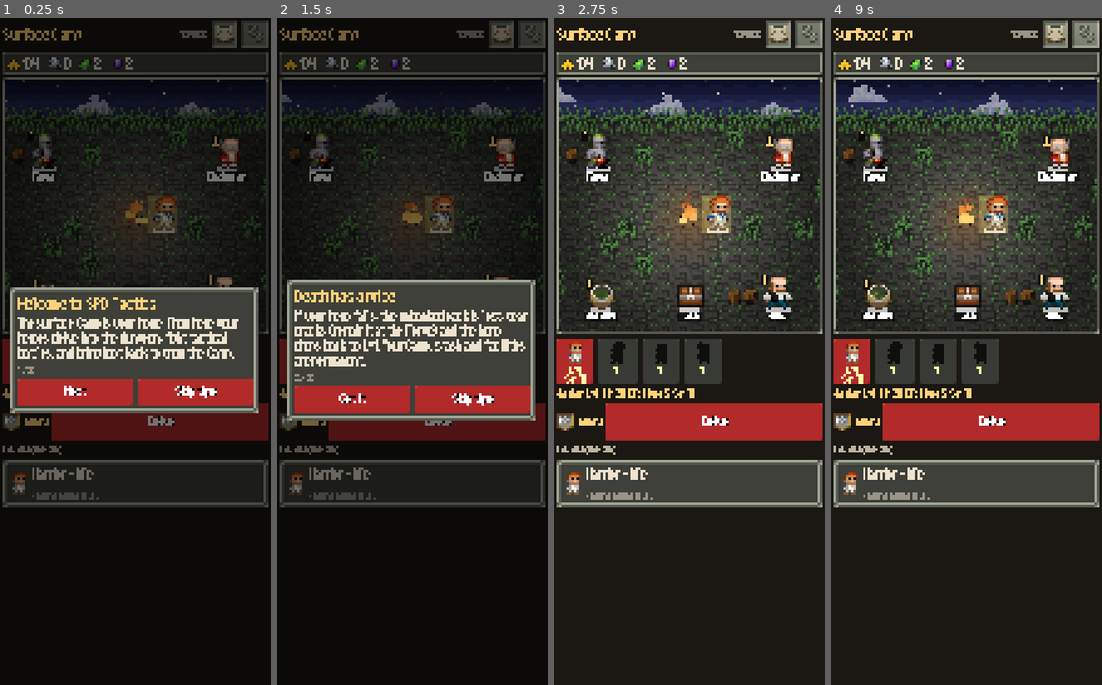
Above: before the commit, frames 1-4 (left to right).
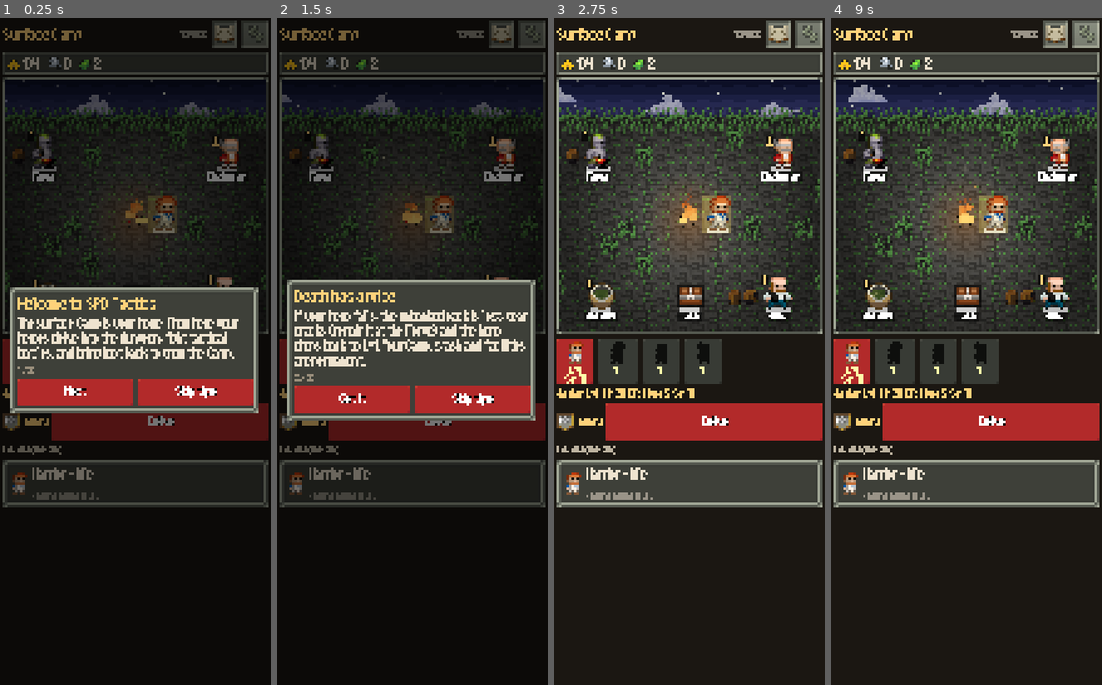
Above: after the commit, the same moments.

Repository: DaltonGoesFast/Idle-Pixel-Dungeon
Game: Godot game, scene res://scenes/main.tscn
Two runs of this game, one before a commit and one after it. Both use one fixed random seed, a clock stepped at 60 frames per second and the inputs below.
Inputs (mouse positions are in pixels of both pictures, inside the frame that each line leads up to):
- Up to frame 1 (0.25 s): no input
- Up to frame 2 (1.5 s): click "Next" at 0.5 s; click "Next" at 1.25 s
- Up to frame 3 (2.75 s): click "Skip tips" at 2 s
- Up to frame 4 (9 s): click (1055, 31) at 2.75 s; click "Lv1 Str 10" at 3.5 s; click "Delve" at 4.25 s; click "Milestones" at 5 s; click "Progress" at 5.75 s; click "Progress" at 6.5 s; click "Codex" at 7.25 s; click "Codex" at 8 s; click (1085, 31) at 8.75 s

The runs differ from the first frame. In frame 1, less than 0.1% of the frame differs, in the area x 42-50%, y 5-8%; in frame 2, less than 0.1%; in frame 3, less than 0.1%, in the area x 41-50%, y 5-8%; in frame 4, less than 0.1%.

Commit message:
Drop starting arcane resin; keep the Passage gold as spare until resin drops.
Co-authored-by: Cursor <cursoragent@cursor.com>

Diff:
--- a/data/tutorial.json
+++ b/data/tutorial.json
@@ -19,7 +19,7 @@
   },
   "camp_delve": {
    "title": "Stock up before you delve",
-   "text": "You start with gold but no rations, torches or healing potions. Tap the Guild shopkeeper and buy a full pack (your gold covers max rations, torches, potions and a Scroll of Passage). Then open Delve to pack them. Torches keep the light on, rations sto …(75 unchanged characters)…
+   "text": "You start with gold but no rations, torches or healing potions. Tap the Guild shopkeeper and buy a full pack (your gold covers max rations, torches and potions). Then open Delve to pack them. Early runs get a free Scroll of Passage. Torches keep the light on, rations sto …(75 unchanged characters)…
   },
   "camp_guild": {
    "title": "The Guild",
--- a/scripts/autoload/game_state.gd
+++ b/scripts/autoload/game_state.gd
@@ -130,13 +130,13 @@
 	return n
 
 ## Gold for a full first-delve buy at Lv1 facilities: 3 rations (30) + 3 torches (24) +
-## 2 healing potions (60) + 1 Scroll of Passage at the Enchanter (20). Pack caps match Guild /
-## Alchemy Lv1; early runs also get a free Passage until Goo falls.
+## 2 healing potions (60) + 1 Scroll of Passage at the Enchanter (20). No starting resin —
+## early runs use the free Passage until Goo falls; the Passage gold is spare until resin drops.
 const STARTING_GOLD := 134
 
 func new_game() -> void:
 	# Empty supply stash on purpose: buy rations, torches and potions at the Guild before the first delve.
-	mats = {"gold": STARTING_GOLD, "ration": 0, "torch": 0, "potion_healing": 0, "iron_key": 1, "seeds": 2, "arcane_resin": 2}
+	mats = {"gold": STARTING_GOLD, "ration": 0, "torch": 0, "potion_healing": 0, "iron_key": 1, "seeds": 2}
 	gear = []; next_uid = 1; id_queue = []; boss_kills = {}; run = {}; time_offset = 0.0
 	stats = STATS_DEFAULT.duplicate(); milestones_claimed = []; milestones_reached = []; seen = {}; tutorial_done = []; owed_sou = 0
 	_roll_appearances()
